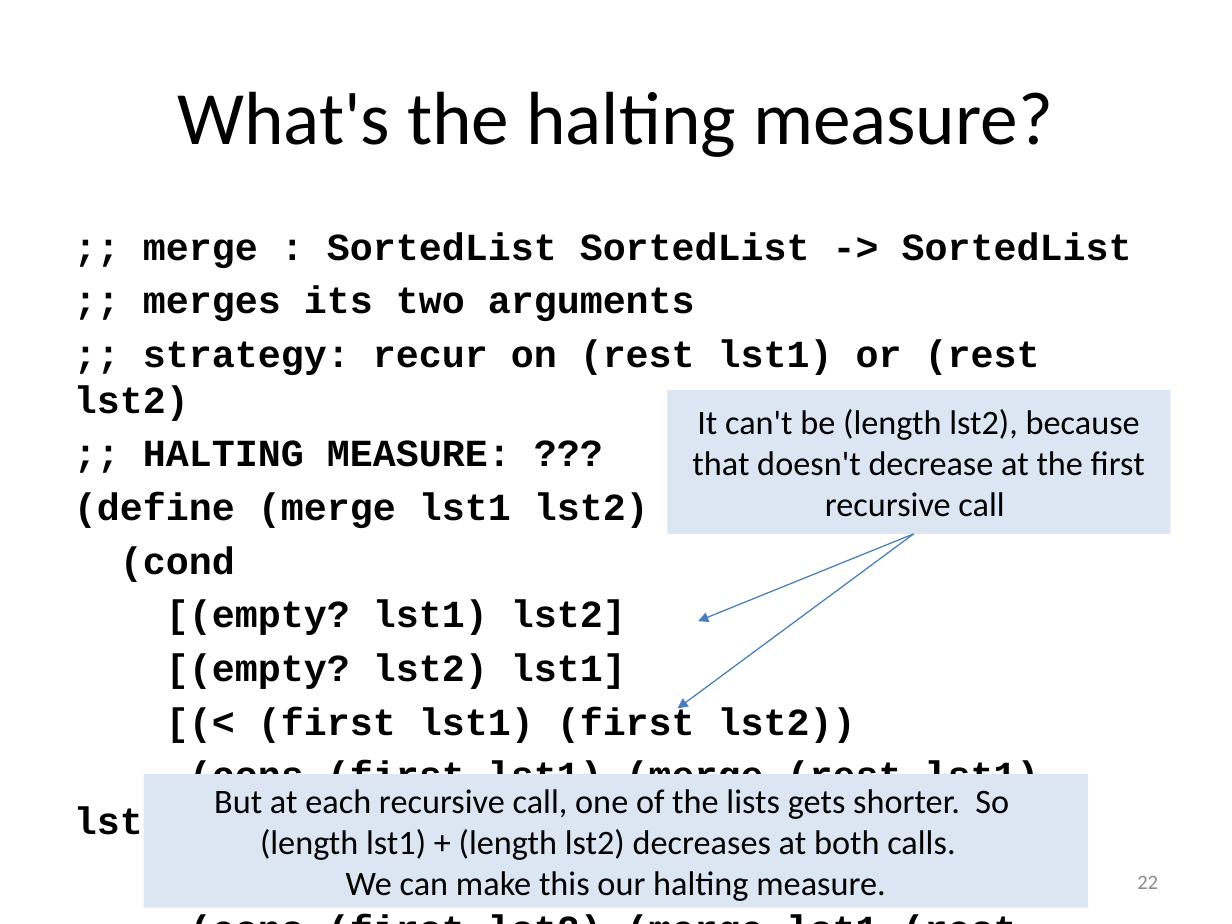
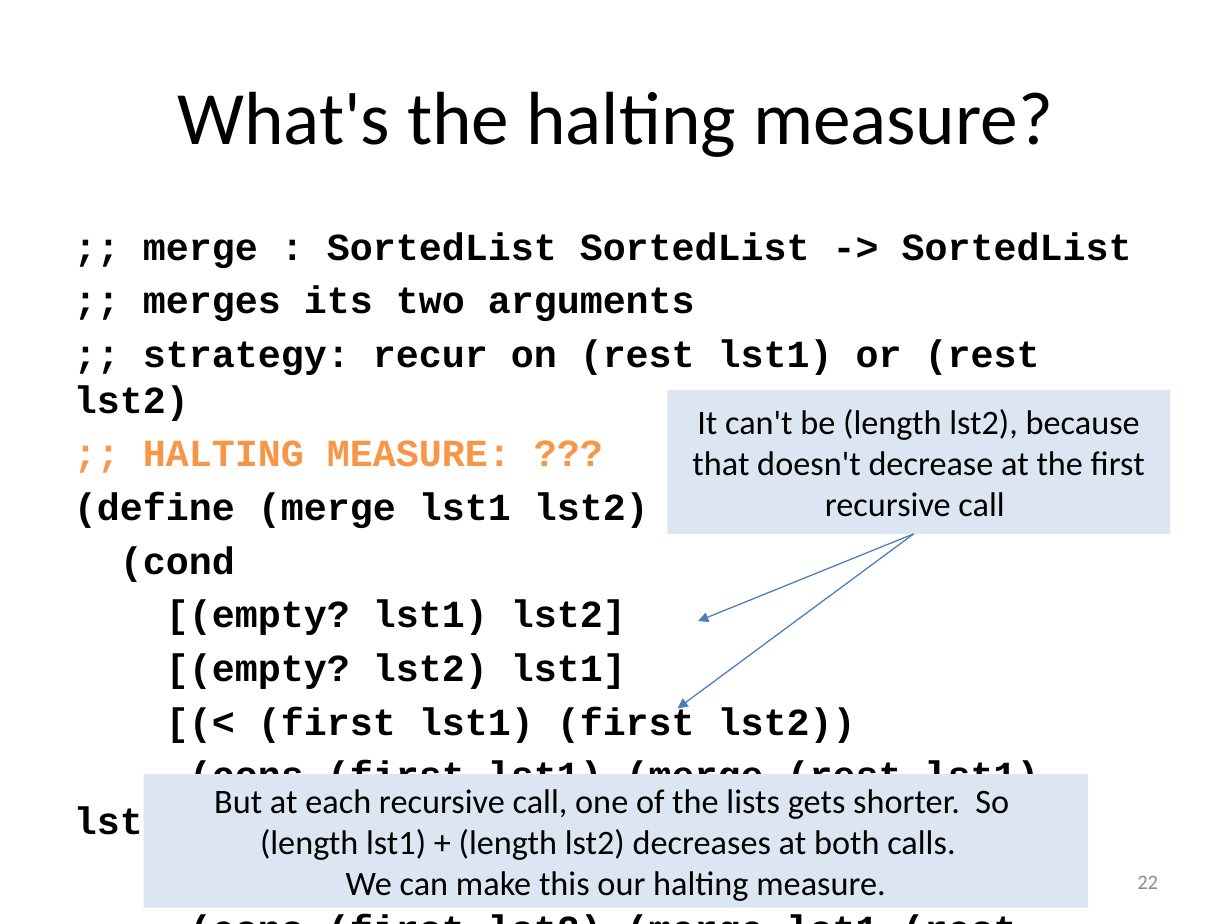
Before and after one commit to mwand/cs5010f16, a slide deck: slide 22 of Slides/Lesson 8.1 Introducing General Recursion.pptx. Drawn at 1232x924 pixels with LibreOffice and Linux fonts; fonts in the diff are those of the drawing. Boxes give left, top, right and bottom in pixels: in the first picture for what was removed or moved away, otherwise in the second. Text is boxed around its words. In the diff, an @@ line names an element or a change of style, - is before the commit and + after.

```diff
--- a/Slides/Lesson 8.1 Introducing General Recursion.pptx
+++ b/Slides/Lesson 8.1 Introducing General Recursion.pptx
@@ text at <box>143,440,511,467</box>: text colour #000000 to #F79646 in ";; HALTING MEASURE: ???" @@
```
Also in this commit, not shown: 9 other slides changed, 6 other files.
